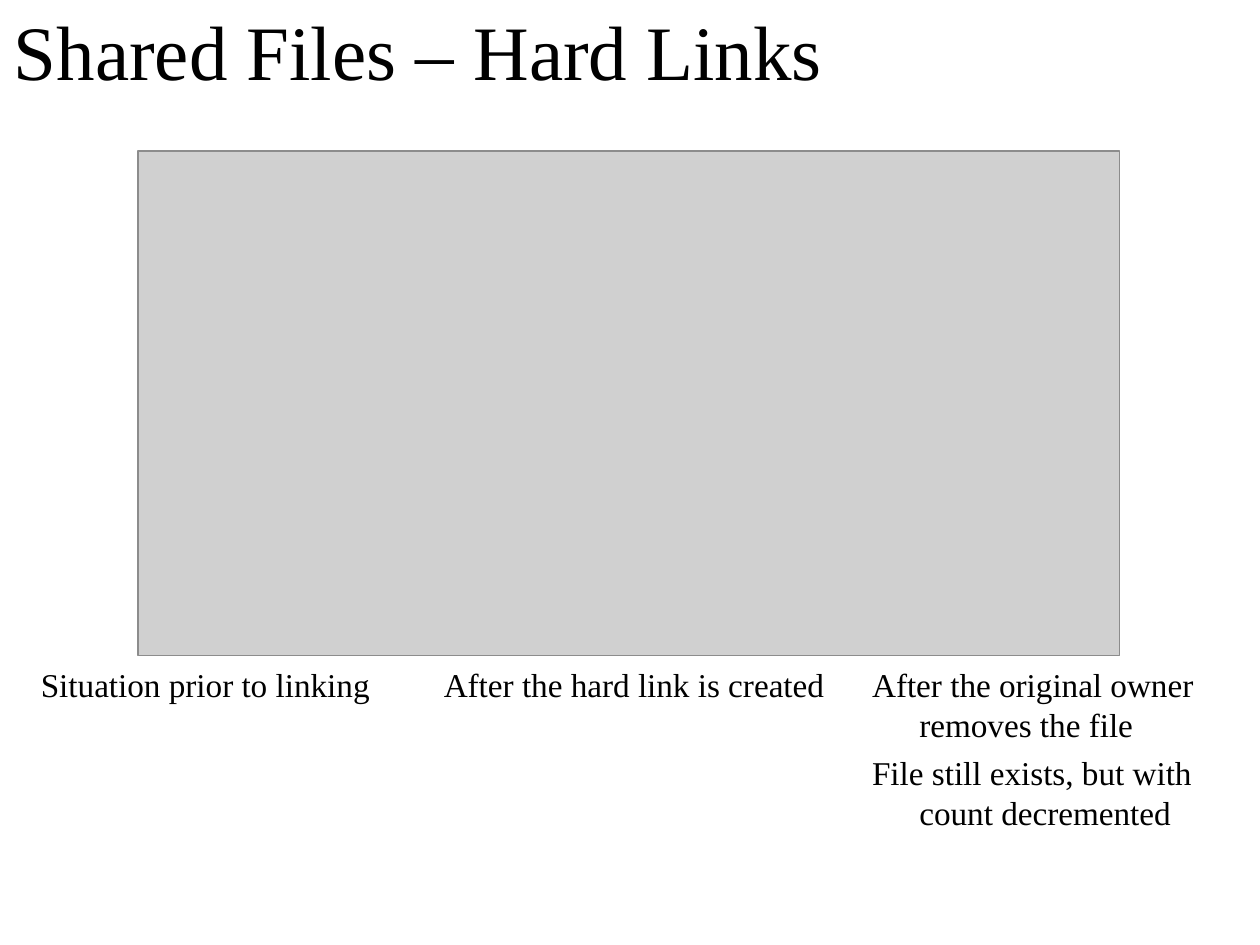
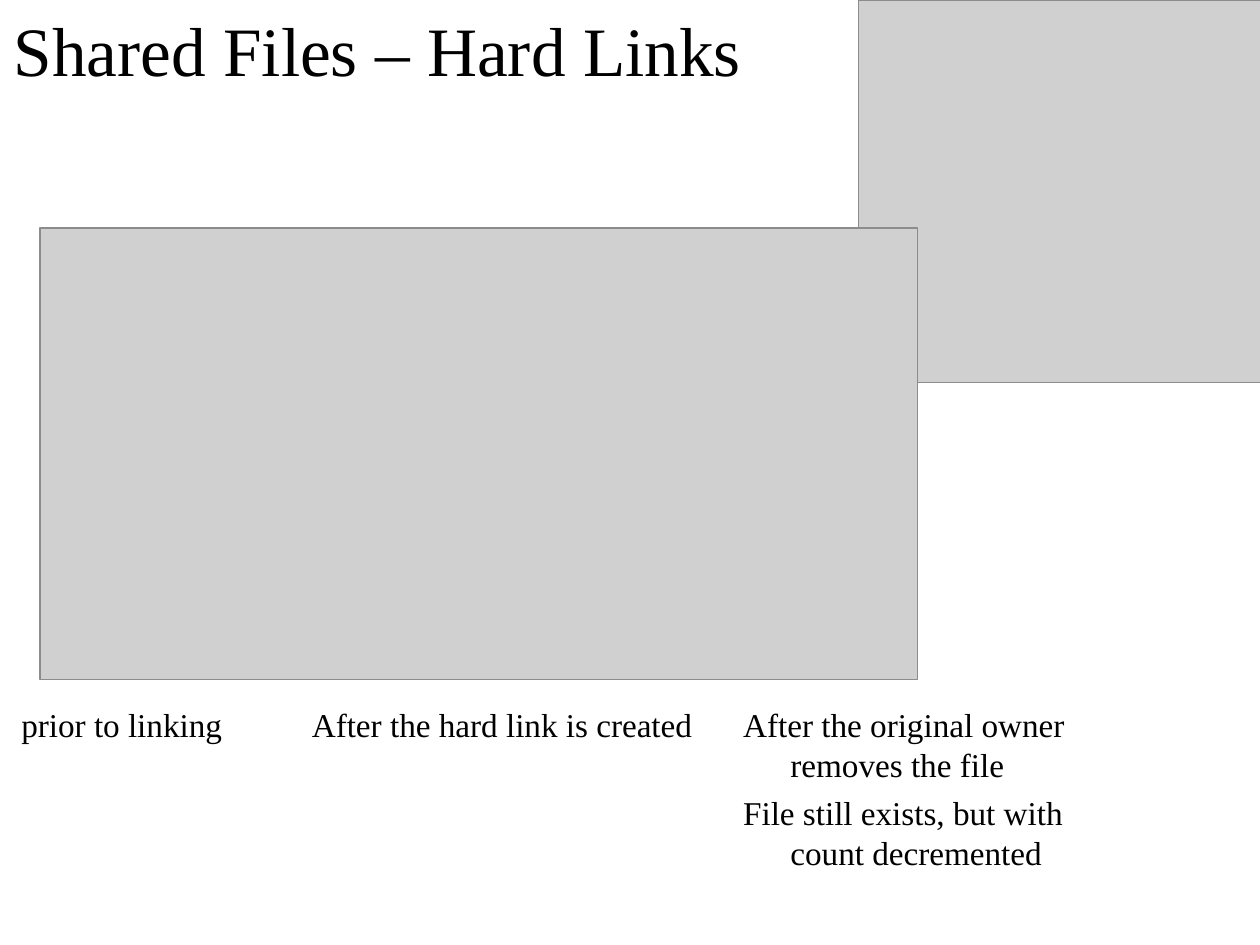
Before and after one commit to oscourse/oscourse.github.io, a slide deck: slide 8 of slides/unix_ritchie.pptx (slide 12 before the commit). Drawn at 1260x945 pixels with LibreOffice and Linux fonts; fonts in the diff are those of the drawing; grey boxes stand for pictures. Boxes give left, top, right and bottom in pixels: in the first picture for what was removed or moved away, otherwise in the second. Text is boxed around its words. In the diff, an @@ line names an element or a change of style, - is before the commit and + after.

```diff
--- a/slides/unix_ritchie.pptx
+++ b/slides/unix_ritchie.pptx
@@ title "Shared Files – Hard Links" at (x1=14, y1=28, x2=741, y2=77): size 44 to 39.6 pt @@
@@ picture added at (x1=859, y1=0, x2=1260, y2=382) @@
@@ picture resized from (x1=139, y1=151, x2=1120, y2=656) to (x1=40, y1=228, x2=917, y2=679) @@
@@ text at (x1=21, y1=714, x2=222, y2=744): text changed @@
-Situation prior to linking
+prior to linking
@@ text "After the hard link is ..." moved from (x1=444, y1=673, x2=824, y2=698) to (x1=312, y1=713, x2=692, y2=738) @@
@@ text "After the original owner removes ..." moved from (x1=872, y1=673, x2=1193, y2=826) to (x1=743, y1=713, x2=1065, y2=866) @@
```
Also in this commit, not shown: 3 other slides changed, 2 slides removed, 1 other file.
